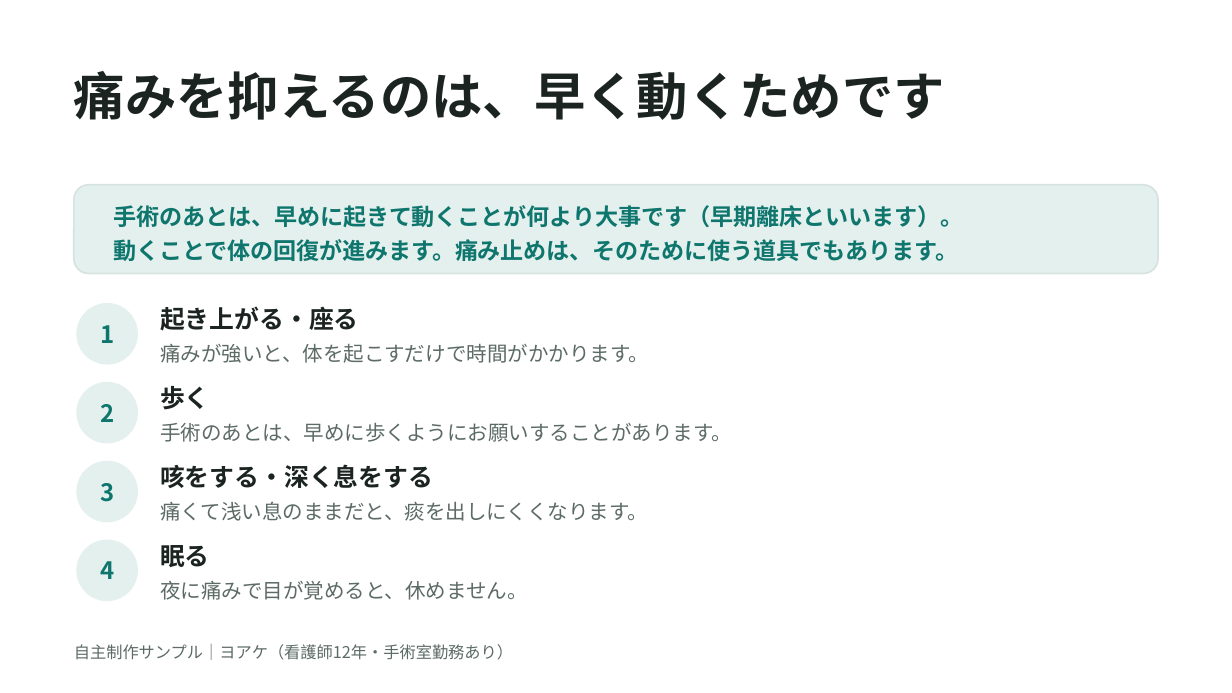
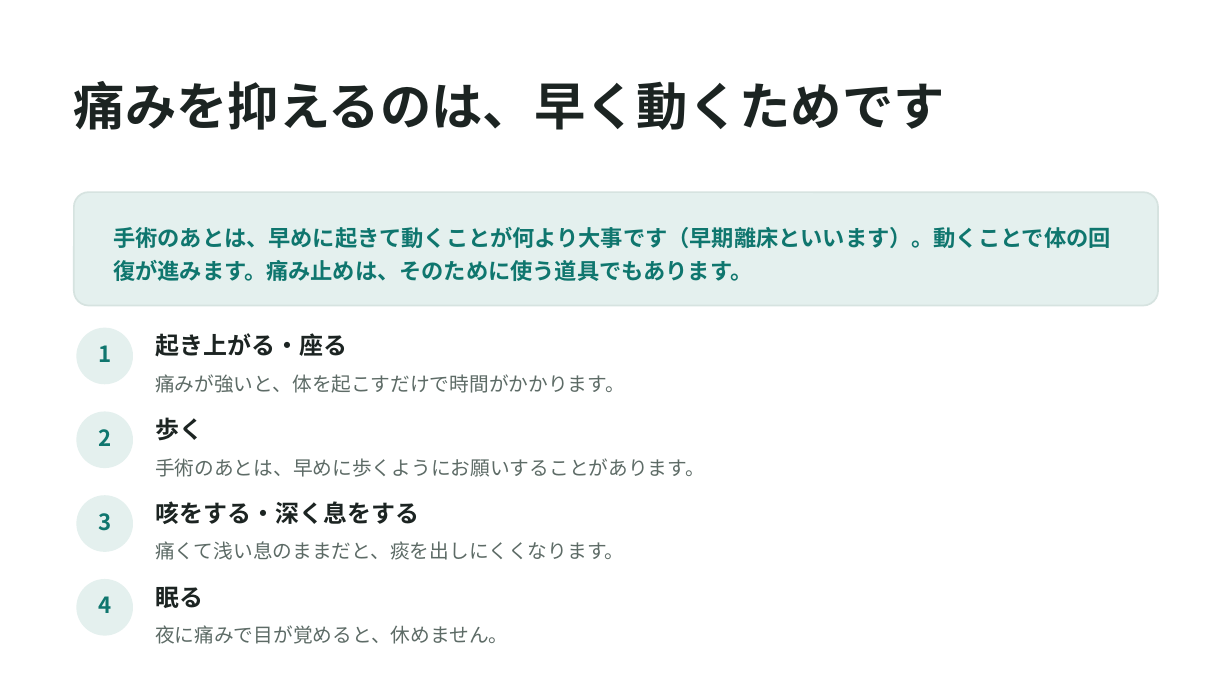
Before and after one commit to yoake-writer/yoake-writer.github.io, a slide deck: slide 5 of works/shiryo/術後の痛みの説明資料_サンプル_ヨアケ.pptx. Drawn at 1232x693 pixels with LibreOffice and Linux fonts; fonts in the diff are those of the drawing. Boxes give left, top, right and bottom in pixels: in the first picture for what was removed or moved away, otherwise in the second. Text is boxed around its words. In the diff, an @@ line names an element or a change of style, - is before the commit and + after.

```diff
--- a/works/shiryo/術後の痛みの説明資料_サンプル_ヨアケ.pptx
+++ b/works/shiryo/術後の痛みの説明資料_サンプル_ヨアケ.pptx
@@ text "痛みを抑えるのは、早く動くためです" at (x1=74, y1=81, x2=945, y2=130): line spacing 1 to 44pt @@
@@ rounded rectangle resized from (x1=74, y1=185, x2=1158, y2=274) to (x1=74, y1=192, x2=1158, y2=306) @@
@@ rounded rectangle at (x1=74, y1=192, x2=1158, y2=306): proportions changed @@
@@ text at (x1=113, y1=227, x2=1110, y2=281): text changed; size 13.5 to 13 pt @@
-手術のあとは、早めに起きて動くことが何より大事です（早期離床といいます）。
-動くことで体の回復が進みます。痛み止めは、そのために使う道具でもあります。
+手術のあとは、早めに起きて動くことが何より大事です（早期離床といいます）。動くことで体の回復が進みます。痛み止めは、そのために使う道具でもあります。
@@ text "1" moved from (x1=100, y1=325, x2=114, y2=343) to (x1=98, y1=345, x2=111, y2=362) @@
@@ ellipse resized from (x1=76, y1=303, x2=138, y2=365) to (x1=76, y1=328, x2=133, y2=384) @@
@@ text "起き上がる・座る" moved from (x1=160, y1=306, x2=359, y2=331) to (x1=155, y1=333, x2=347, y2=357) @@
@@ text "痛みが強いと、体を起こすだけで時間がかかります。" moved from (x1=160, y1=343, x2=649, y2=363) to (x1=155, y1=374, x2=625, y2=393) @@
@@ text "2" moved from (x1=100, y1=404, x2=114, y2=422) to (x1=98, y1=429, x2=111, y2=446) @@
@@ ellipse resized from (x1=76, y1=382, x2=138, y2=444) to (x1=76, y1=411, x2=133, y2=468) @@
@@ text "歩く" moved from (x1=160, y1=386, x2=210, y2=410) to (x1=155, y1=417, x2=203, y2=441) @@
@@ text "手術のあとは、早めに歩くようにお願いすることがあります。" moved from (x1=160, y1=423, x2=732, y2=442) to (x1=155, y1=458, x2=705, y2=477) @@
@@ text "3" moved from (x1=100, y1=483, x2=114, y2=502) to (x1=98, y1=513, x2=111, y2=531) @@
@@ ellipse resized from (x1=76, y1=461, x2=138, y2=522) to (x1=76, y1=495, x2=133, y2=552) @@
@@ text "咳をする・深く息をする" moved from (x1=160, y1=464, x2=433, y2=488) to (x1=155, y1=501, x2=419, y2=524) @@
@@ text "痛くて浅い息のままだと、痰を出しにくくなります。" moved from (x1=160, y1=501, x2=648, y2=521) to (x1=155, y1=541, x2=624, y2=560) @@
@@ size 14 to 13 pt; line spacing 1 to 13pt in 4 elements at (x1=98, y1=345, x2=111, y2=362), (x1=98, y1=429, x2=111, y2=446), (x1=98, y1=513, x2=111, y2=531), (x1=98, y1=596, x2=111, y2=613) @@
@@ text "4" moved from (x1=100, y1=561, x2=114, y2=579) to (x1=98, y1=596, x2=111, y2=613) @@
@@ ellipse resized from (x1=76, y1=540, x2=138, y2=601) to (x1=76, y1=579, x2=133, y2=636) @@
@@ size 14.5 to 14 pt; line spacing 1 to 20pt in 4 elements at (x1=155, y1=333, x2=347, y2=357), (x1=155, y1=417, x2=203, y2=441), (x1=155, y1=501, x2=419, y2=524), (x1=155, y1=586, x2=203, y2=608) @@
@@ text "眠る" moved from (x1=160, y1=545, x2=210, y2=567) to (x1=155, y1=586, x2=203, y2=608) @@
@@ size 12 to 11.5 pt; line spacing 1 to 17pt in 4 elements at (x1=155, y1=374, x2=625, y2=393), (x1=155, y1=458, x2=705, y2=477), (x1=155, y1=541, x2=624, y2=560), (x1=155, y1=625, x2=508, y2=644) @@
@@ text "夜に痛みで目が覚めると、休めません。" moved from (x1=160, y1=581, x2=528, y2=600) to (x1=155, y1=625, x2=508, y2=644) @@
@@ text removed at (x1=74, y1=644, x2=513, y2=660) @@
-自主制作サンプル｜ヨアケ（看護師12年・手術室勤務あり）
```
Also in this commit, not shown: 6 other slides changed, 8 other files.
